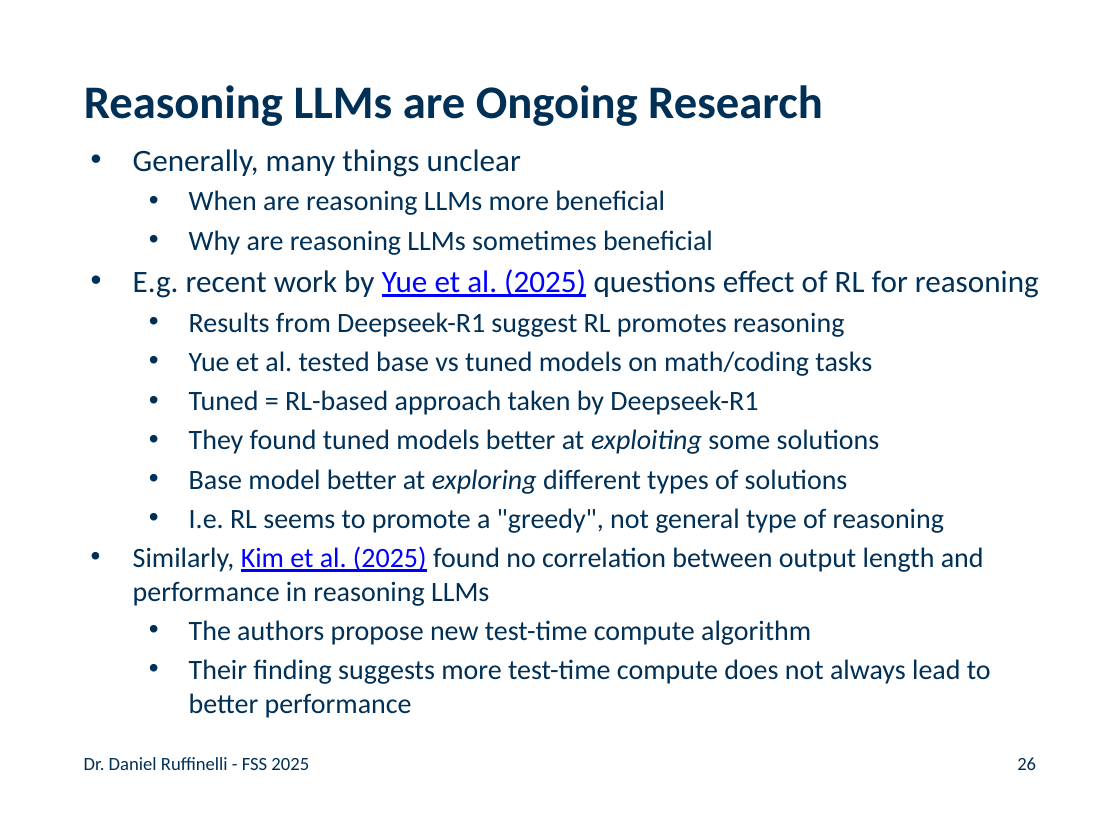
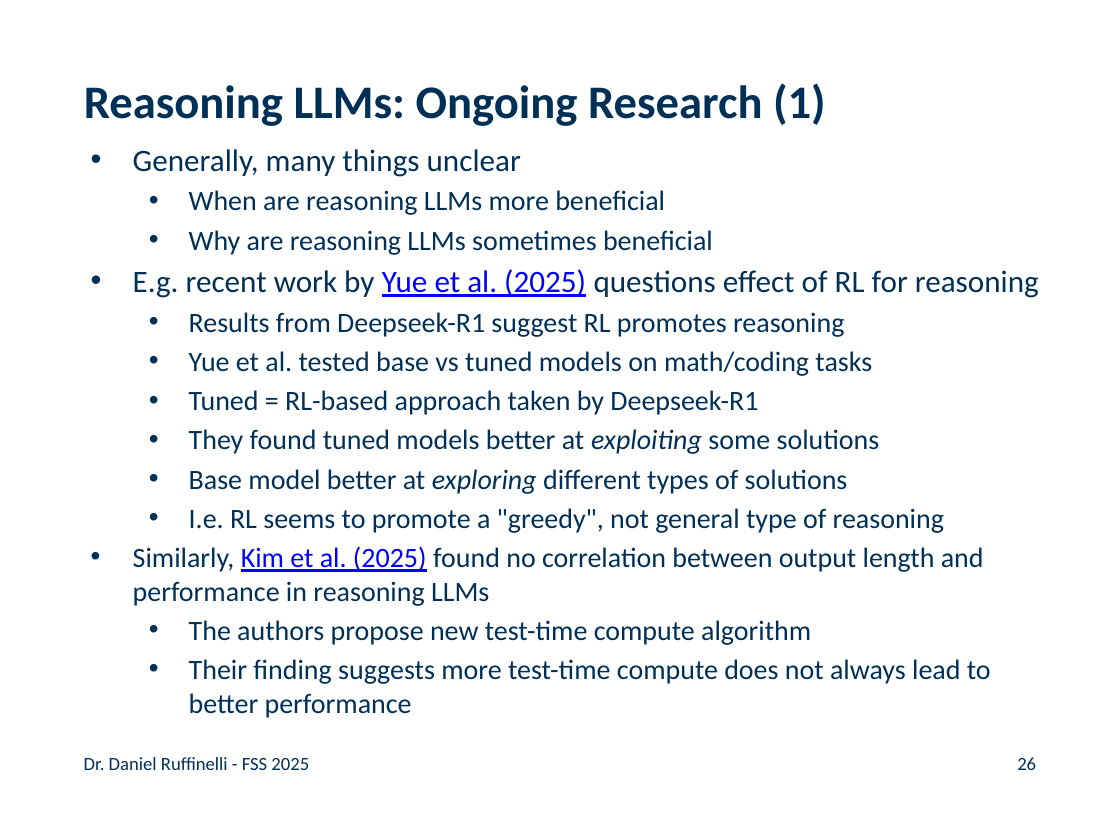
Before and after one commit to rufex2001/teaching_llms, a slide deck: slide 26 of lectures/11_reasoning_llms/11_reasoning_llms.pptx. Drawn at 1120x840 pixels with LibreOffice and Linux fonts; fonts in the diff are those of the drawing; background and template pictures are left out. Boxes give left, top, right and bottom in pixels: in the first picture for what was removed or moved away, otherwise in the second. Text is boxed around its words. In the diff, an @@ line names an element or a change of style, - is before the commit and + after.

```diff
--- a/lectures/11_reasoning_llms/11_reasoning_llms.pptx
+++ b/lectures/11_reasoning_llms/11_reasoning_llms.pptx
@@ title at [84, 83, 826, 126]: text changed @@
-Reasoning LLMs are Ongoing Research
+Reasoning LLMs: Ongoing Research (1)
```
Also in this commit, not shown: 1 other slide changed, 1 slide added, 1 other file.
